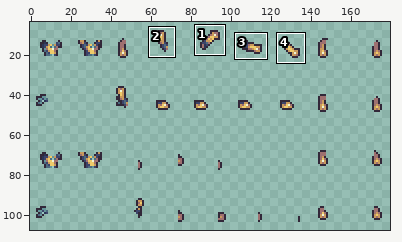
A sprite sheet gets an edit: Content/Items/Armor/EVA_01_Armor/Eva_01_Breastplate_Body.png. The first picture is a wide view before the edit; the outline marks the close-up.
Close-up. Before the edit:
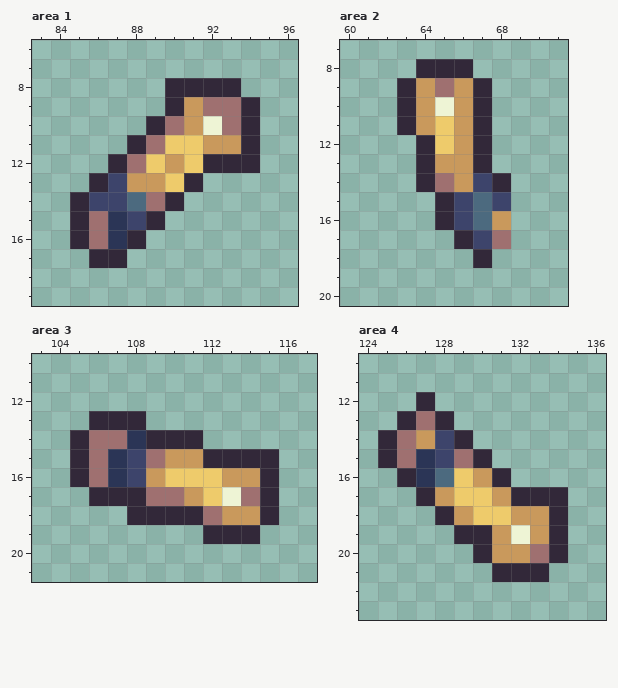
The file is 360x224 pixels, drawn in blocks of 2x2; one block is one cell here. Colours within 5 levels of each other are drawn and written as one. Shown: area 1: x 83..96, y 6..19; area 2: x 60..71, y 7..20; area 3: x 103..117, y 10..21; area 4: x 124..136, y 10..23. The wide view leaves out empty margins. The commit also changed other parts of the picture, which this record leaves out.
After:
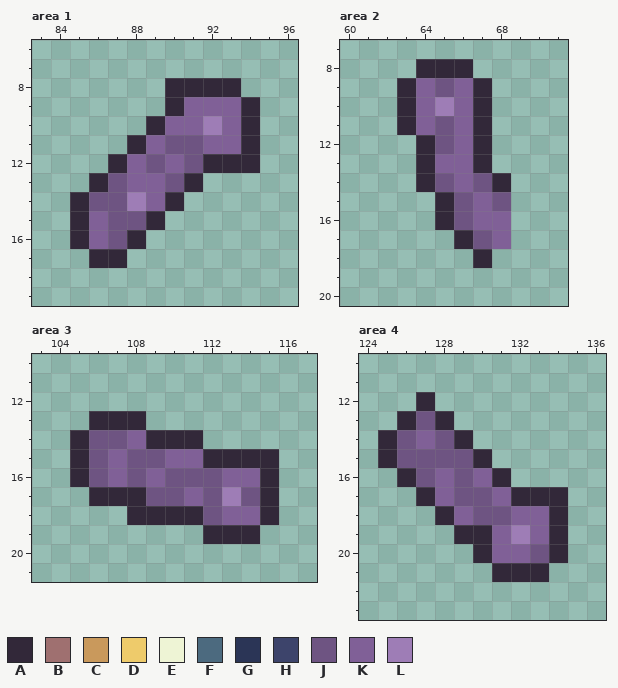
Palette (. is transparent): A #322839  B #9f7070  C #c9995c  D #eecb6b  E #eef4d5  F #4c6a7f  G #2b3556  H #3d446b  J #6e5482  K #806097  L #9e7db6
Edits made:
--- area 1
@@ x 83..96 @@
  8 .......AAAA...
- 9 .......ACBBA..
-10 ......ABCEBA..
-11 .....ABDDCCA..
-12 ....ABDCDAAA..
-13 ...AHCCDA.....
-14 ..AHHFBA......
-15 ..ABGHA.......
-16 ..ABGA........
+ 9 .......AKKKA..
+10 ......AKKLKA..
+11 .....AKJJKKA..
+12 ....AKJKJAAA..
+13 ...AJKKJA.....
+14 ..AJJLKA......
+15 ..AKJJA.......
+16 ..AKJA........
 17 ...AA.........
--- area 2
@@ x 60..71 @@
  8 ....AAA.....
- 9 ...ACBCA....
-10 ...ACECA....
-11 ...ACDCA....
-12 ....ADCA....
-13 ....ACCA....
-14 ....ABCHA...
-15 .....AHFH...
-16 .....AHFC...
-17 ......AHB...
+ 9 ...AKJKA....
+10 ...AKLKA....
+11 ...AKJKA....
+12 ....AJKA....
+13 ....AKKA....
+14 ....AJKJA...
+15 .....AJKJ...
+16 .....AJKK...
+17 ......AJK...
 18 .......A....
--- area 3
@@ x 103..117 @@
 13 ...AAA.........
-14 ..ABBGAAA......
-15 ..ABGHBCCAAAA..
-16 ..ABGHCDDDCCA..
-17 ...AAABBCDEBA..
-18 .....AAAABCCA..
+14 ..AJJKAAA......
+15 ..AJKJJKKAAAA..
+16 ..AJKJKJJJKKA..
+17 ...AAAJJKJLJA..
+18 .....AAAAJKKA..
 19 .........AAA...
--- area 4
@@ x 124..136 @@
 12 ...A.........
-13 ..ABA........
-14 .ABCHA.......
-15 .ABGHBA......
-16 ..AGFDCA.....
-17 ...ACDDCAAA..
-18 ....ACDDCCA..
-19 .....AACECA..
-20 ......ACCBA..
+13 ..AJA........
+14 .AJKJA.......
+15 .AJJJJA......
+16 ..AJKJKA.....
+17 ...AKJJKAAA..
+18 ....AKJJKKA..
+19 .....AAKLKA..
+20 ......AKKJA..
 21 .......AAA...
